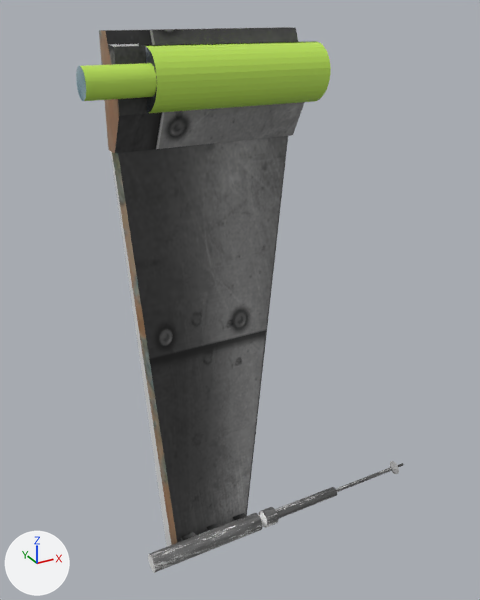
The OBJ model assets/x_wing_model/x-wing2__wing.obj, before and after one commit.
One viewpoint serves both versions: a 50 mm camera at (-7.33, -10.76, 0.32) aimed at (-1.31, 0.18, -5.15). The axes (+X, +Y, +Z) are drawn at lower left. The lights are the same throughout. Where no turn or scale is listed for an object, it has been applied to the vertices.

Before the edit, the objects in view are built like this:
```python
me_cube_002 = bpy.data.meshes.new('Cube.002')
me_cube_002.from_pydata(...)  # 201 vertices, 114 faces; spans x -4.44..-0.12, y -0.91..0.19, z -11.1..0.0
me_cube_002.materials.append(mat_base)  # its picture is missing
me_cube_002.materials.append(mat_vitre_material_001)  # picture img_glass_png
me_cube_002.materials.append(mat_aile_up_droite)  # green #bee757
me_cube_002.materials.append(mat_wing_material)  # picture img_engine_png
me_cube_002.materials.append(mat_base_material)  # its picture is missing
me_cube_002.materials.append(mat_top_material)  # picture img_back_png
me_cube_002.materials.append(mat_joint_material)  # its picture is missing
me_cube_002.materials.append(mat_cobble_material)  # picture img_test_texture_jpg
me_cube_002.materials.append(mat_black_2_material)  # picture img_noir_2_jpg
# before: 62 (-3.33, -0.5, -0.22) at pixel (146, 46), 63 (-0.12, -0.5, -0.23) at pixel (318, 42), 64 (-3.33, -0.4, -0.21) at pixel (143, 45), 65 (-0.12, -0.4, -0.22) at pixel (315, 41)
me_cylinder = bpy.data.meshes.new('Cylinder')
me_cylinder.from_pydata(...)  # 416 vertices, 386 faces; spans x -3.78..3.24, y -0.56..-0.16, z -10.79..-10.39
# faces by material slot: [225, 161]
me_cylinder.materials.append(mat_canon_texture)  # picture img_metal_5_png
me_cylinder.materials.append(mat_joint_canon_texture)  # its picture is missing
ob_cube_002 = bpy.data.objects.new('Cube.002', me_cube_002)
ob_cube_002.location = (0.0, 0.0, 0.0)
ob_cylinder = bpy.data.objects.new('Cylinder', me_cylinder)
ob_cylinder.location = (0.0, 0.0, 0.0)
```
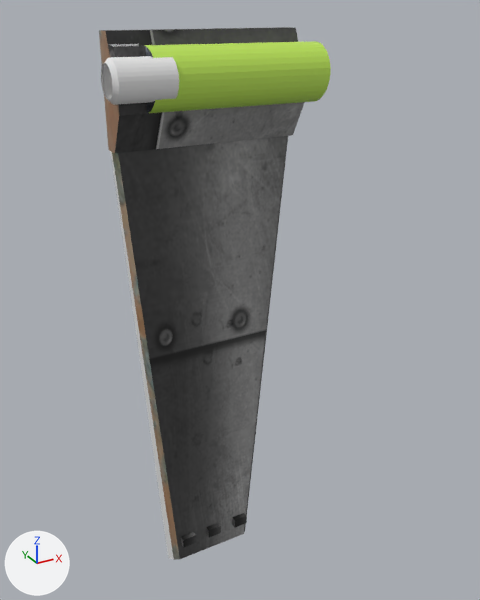
Where the change shows, as pixel boxes (x1, y1, x2, y2) in the pictures (480 x 600 px):
'Cube.002', reshaped (9% narrower): before (76, 27, 331, 547); after (99, 27, 331, 560)
'Cylinder', deleted: before (148, 461, 404, 573)
    faces in mat_canon_texture (picture img_metal_5_png): (150, 463, 404, 573)
    faces in mat_joint_canon_texture (its picture is missing): (148, 461, 399, 572)
'Cube.003', added: after (101, 56, 179, 105)
part 1 of me_cube_002, deleted (green): before (76, 63, 157, 101)
part 2 of me_cube_002, added: after (144, 41, 316, 46)

The change, as a list of edits to the scene's bpy script:
```text
Add mat_reac3:
    mat_reac3 = principled_material('reac3')
    mat_reac3.base_color = (0.8, 0.8, 0.8)  # white #e7e7e7
    mat_reac3.roughness = 1.0
Change me_cube_002:
    used by ob_cube_002; location = (0.0, 0.0, 0.0)
    verts and faces of me_cube_002; kept vertices keep their numbers, new ones are numbered from 201
    remove me_cube_002.from_pydata(...)  # 201 vertices, 114 faces; spans x -4.44..-0.12, y -0.91..0.19, z -11.1..0.0
    add me_cube_002.from_pydata(...)  # 138 vertices, 84 faces; spans x -3.84..-0.12, y -0.91..0.19, z -11.1..0.0
    me_cube_002 part 1: the loose piece of 63 vertices spanning x -4.44..-3.32, y -0.9..-0.42, z -0.95..-0.45 is deleted
    me_cube_002 part 2
    add faces += [(62, 63, 65, 64)]  # mat_aile_up_droite (green #bee757)
    remove me_cube_002.materials.append(mat_vitre_material_001)  # picture img_glass_png
Add me_cube_003:
    me_cube_003.from_pydata(...)  # 96 vertices, 65 faces; spans x -4.054..-3.021, y -1.004..-0.333, z -1.026..-0.356
    me_cube_003.materials.append(mat_reac3)  # white #e7e7e7
Remove ob_cylinder:
    ob_cylinder = bpy.data.objects.new('Cylinder', me_cylinder)
    ob_cylinder.location = (0.0, 0.0, 0.0)
Add ob_cube_003:
    ob_cube_003 = bpy.data.objects.new('Cube.003', me_cube_003)
    ob_cube_003.location = (0.0, 0.0, 0.0)
```
